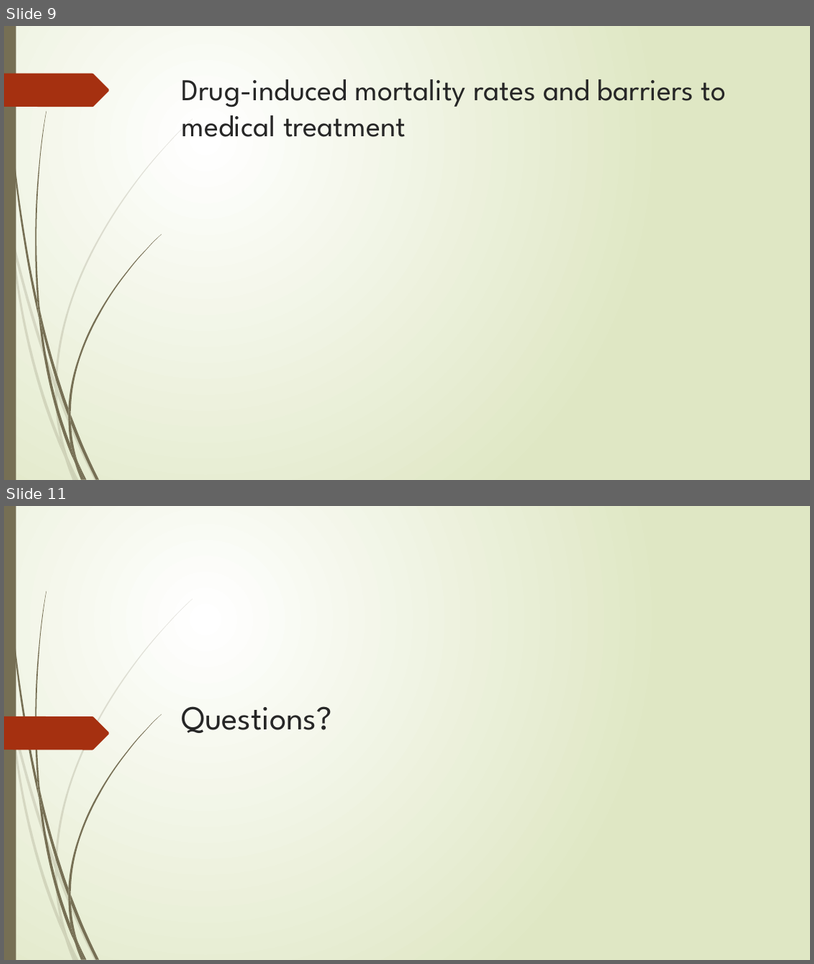
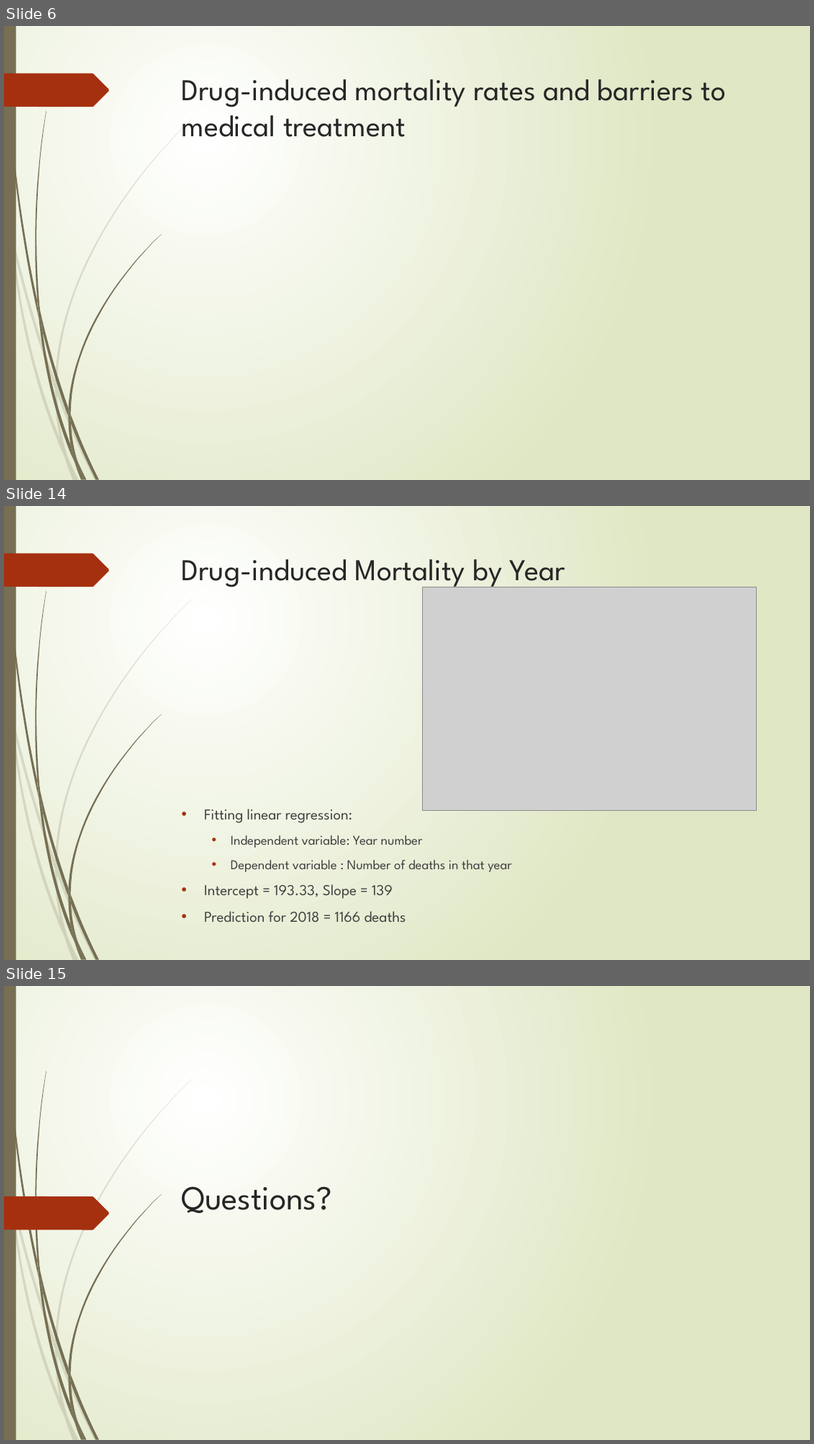
Before and after one commit to yayunl/DataViz-Project1, a slide deck: Drug Mortality and Socio-Economic conditions in Connecticut.pptx. Shown one above the other, each under a label of ours: slides 9 and 11 before the commit, slides 6, 14 and 15 after it; the slides between them are not shown. The pictures are 814x964 and 814x1444 pixels, drawn with LibreOffice and Linux fonts; fonts in the diff are those of the drawing; grey boxes stand for pictures. Boxes give left, top, right and bottom in pixels: in the first picture for what was removed or moved away, otherwise in the second. Text is boxed around its words. In the diff, an @@ line names an element or a change of style, - is before the commit and + after.

Commit message:
Updated slides with regression and chi-squared test

```diff
--- a/Drug Mortality and Socio-Economic conditions in Connecticut.pptx
+++ b/Drug Mortality and Socio-Economic conditions in Connecticut.pptx
@@ slide 14 added at [4,506,810,960], background gradient #FFFFFF to #DFE8C4; not listed: 24 template elements that a slide beside it also shows @@
@@ title added at [182,559,566,590], 36 pt, text #262626 @@
+Drug-induced Mortality by Year
@@ picture added at [422,587,757,811] @@
@@ text added at [204,808,512,921], 18 pt, text #404040 @@
+• Fitting linear regression:
+  • Independent variable: Year number
+  • Dependent variable : Number of deaths in that year
+• Intercept = 193.33, Slope = 139
+• Prediction for 2018 = 1166 deaths
@@ what was slide 9 is now slide 6 @@
@@ what was slide 11 is now slide 15 @@
```
Also in this commit, not shown: 6 slides changed, 4 other slides added, 1 slide removed.
